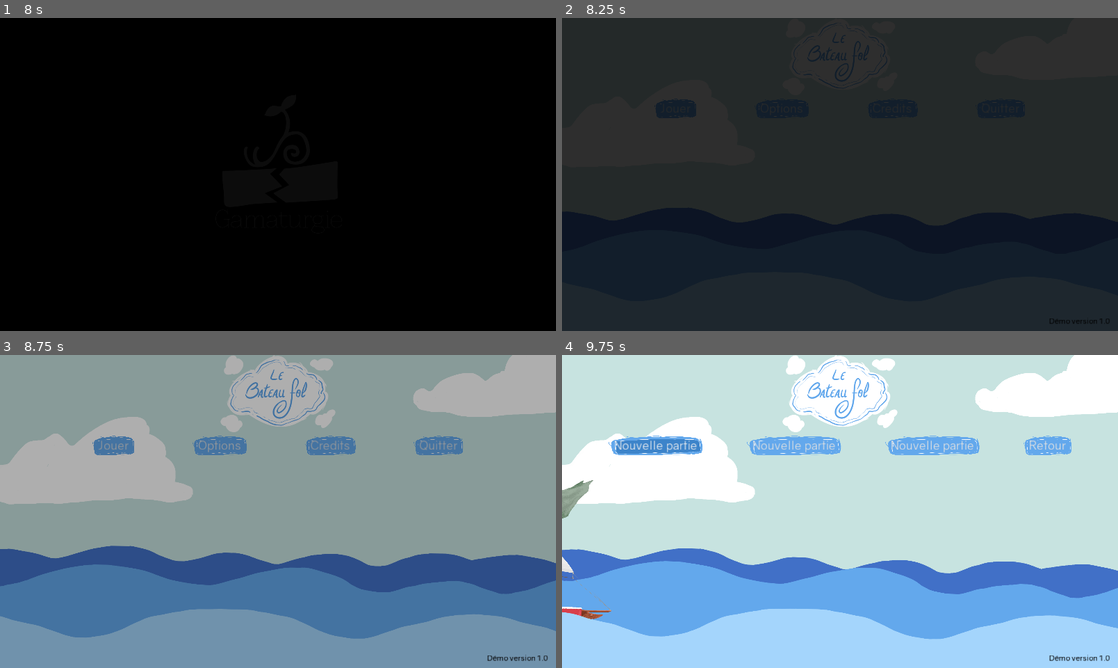
Above: before the commit, frames 1-4 (two rows, left to right).
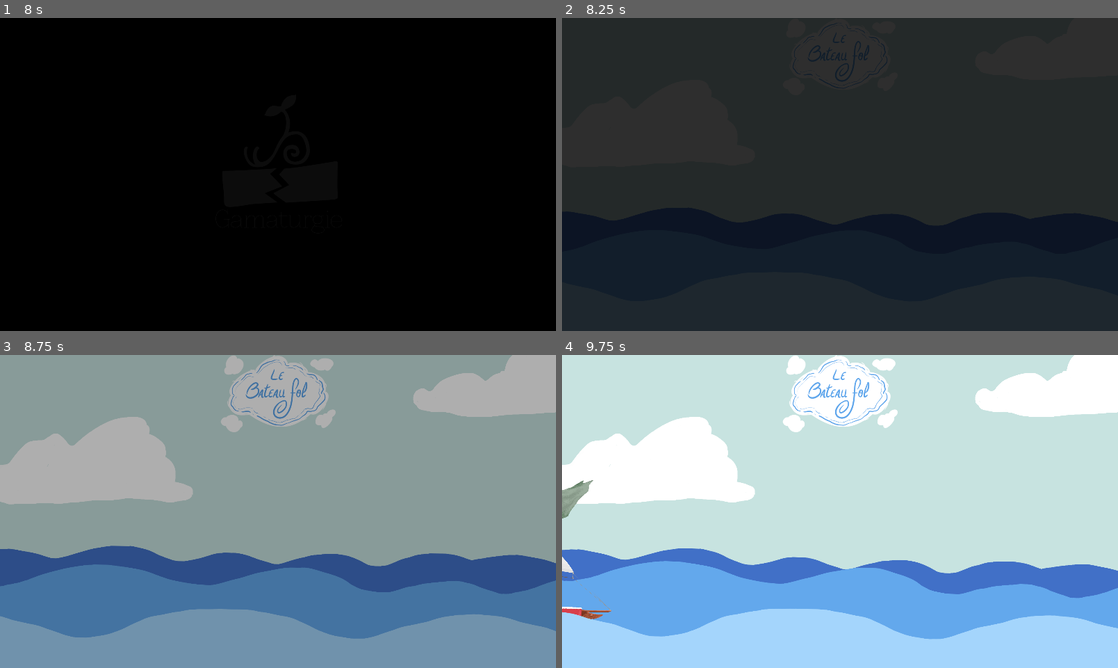
Above: after the commit, the same moments.

Repository: EmissaireBouc/BateauJardin2
Game: Godot game, scene res://Main_Scene_Logo.tscn
Same seed, same stepped clock (60 frames per second), same inputs: the game is played once before the commit and once after it. Sound files missing from this copy of the repository are replaced by a short silence.
Inputs (mouse positions are in pixels of both pictures, inside the frame that each line leads up to):
- Up to frame 1 (8 s): tap Enter (ui_accept) at 0.5, 0.77, 1.25, 1.52, 2, 2.75, 3.02, 3.77, 4.52, 5.75, 6.02, 6.5, 6.77, 7.52 s; move the mouse to (400, 158) at 0.52 s; hold Right (ui_right) 0.53-1.28 s; click (400, 158) at 0.67 s; move the mouse to (166, 190) at 1.27 s; hold Down (ui_down) 1.28-2.03 s; move the mouse to (333, 105) at 2.02 s; hold Right (ui_right) 2.03-2.78 s; move the mouse to (250, 237) at 2.77 s; hold Up (ui_up) 2.78-3.53 s; click (250, 237) at 2.92 s; move the mouse to (444, 221) at 3.52 s; hold Left (ui_left) 3.53-5.03 s; move the mouse to (111, 127) at 4.27 s; move the mouse to (305, 174) at 5.02 s; hold Down (ui_down) 5.03-5.78 s; click (305, 174) at 5.17 s; move the mouse to (194, 96) at 5.77 s; hold Right (ui_right) 5.78-6.53 s; move the mouse to (400, 158) at 6.52 s; hold Up (ui_up) 6.53-7.28 s; move the mouse to (166, 190) at 7.27 s; hold Right (ui_right) from 7.28 s (still down); click (166, 190) at 7.42 s
- Up to frame 2 (8.25 s): move the mouse to (895, 105) at 8.02 s; release Right (ui_right) at 8.03 s; hold Down (ui_down) from 8.03 s (still down)
- Up to frame 3 (8.75 s): keep holding Down (ui_down)
- Up to frame 4 (9.75 s): release Down (ui_down) at 8.75 s; click (673, 445) at 8.75 s, where only the run before the commit has a clickable "Jouer"; click (673, 445) at 9.5 s, where only the run before the commit has a clickable "Jouer"

Frame 1 is identical in both runs. In frame 2, 0.4% of the frame differs, in the area x 16-99%, y 25-98%; in frame 3, 2.1%; in frame 4, 3.4%, in the area x 8-99%, y 0-98%.

Commit message:
Update Ecran_Titre.tscn

Diff:
--- a/godotScene/Scenes/Systeme/Ecran_Titre.tscn
+++ b/godotScene/Scenes/Systeme/Ecran_Titre.tscn
@@ -192,20 +192,20 @@
 }
 
 [node name="VBoxContainer" type="VBoxContainer" parent="MarginContainer"]
-margin_left = 314.0
-margin_right = 1605.0
-margin_bottom = 349.0
+margin_left = 760.0
+margin_right = 1160.0
+margin_bottom = 273.0
 size_flags_horizontal = 4
 size_flags_vertical = 0
 
 [node name="TextureRect" type="TextureRect" parent="MarginContainer/VBoxContainer"]
-margin_left = 445.0
-margin_right = 845.0
+margin_right = 400.0
 margin_bottom = 273.0
 size_flags_horizontal = 4
 texture = ExtResource( 8 )
 
 [node name="Menu" type="HBoxContainer" parent="MarginContainer/VBoxContainer"]
+visible = false
 margin_top = 277.0
 margin_right = 1291.0
 margin_bottom = 349.0
@@ -442,18 +442,19 @@
 [node name="Transition" parent="." instance=ExtResource( 12 )]
 
 [node name="RichTextLabel" type="RichTextLabel" parent="."]
+visible = false
 anchor_left = 0.876
 anchor_top = 0.953
 anchor_right = 0.996
 anchor_bottom = 0.995
-margin_left = 0.0799561
-margin_top = -0.240112
-margin_right = 0.679932
-margin_bottom = 0.399902
+margin_left = 76.0801
+margin_top = -0.23999
+margin_right = 8.68005
+margin_bottom = 0.400024
 custom_fonts/normal_font = ExtResource( 13 )
 custom_colors/default_color = Color( 0, 0, 0, 1 )
-bbcode_text = "Démo version 1.0"
-text = "Démo version 1.0"
+bbcode_text = "version 1.0"
+text = "version 1.0"
 __meta__ = {
 "_edit_use_anchors_": false
 }
